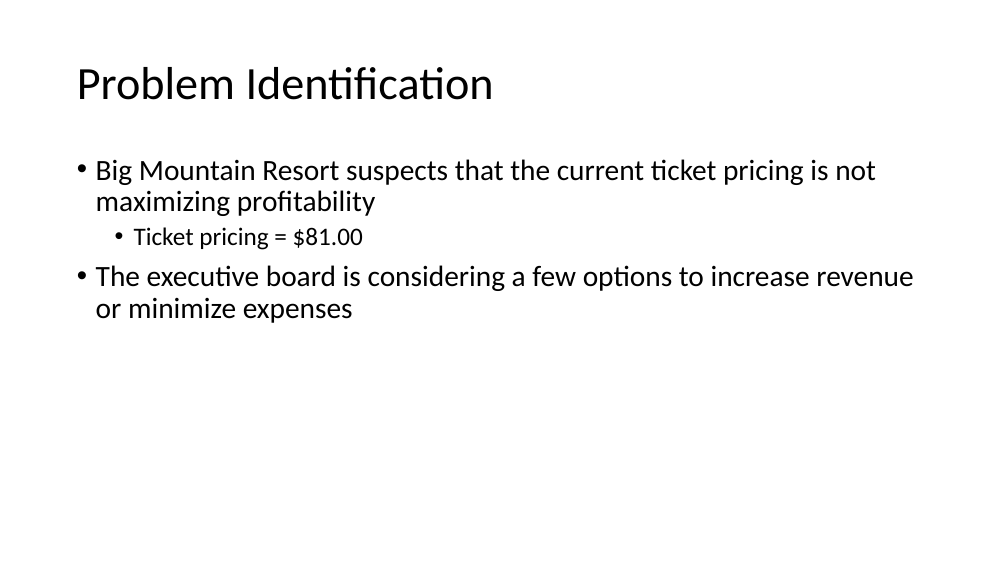
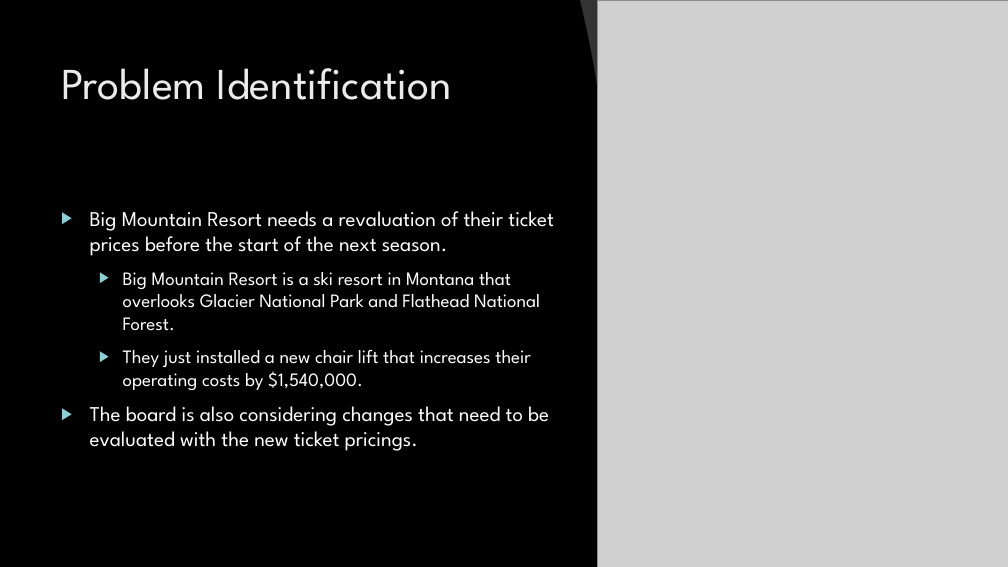
Before and after one commit to jpjavier23/DataScienceGuidedCapstone, a slide deck: slide 2 of Big Mountain Resort Executive Presentation.pptx. Drawn at 1008x567 pixels with LibreOffice and Linux fonts; fonts in the diff are those of the drawing; grey boxes stand for pictures; background and template pictures are left out. Boxes give left, top, right and bottom in pixels: in the first picture for what was removed or moved away, otherwise in the second. Text is boxed around its words. In the diff, an @@ line names an element or a change of style, - is before the commit and + after.

Commit message:
executive presentation complete and ready for final review before submission

```diff
--- a/Big Mountain Resort Executive Presentation.pptx
+++ b/Big Mountain Resort Executive Presentation.pptx
@@ background #FFFFFF to picture (left out) @@
@@ freeform shape added at (580, 0, 626, 307), fill #FFFFFF at 20% opacity @@
@@ picture added at (598, 0, 1008, 567) @@
@@ rectangle added at (863, 0, 920, 95), fill #B01513 @@
@@ title "Problem Identification": place and size @@
-title "Problem Identification" at (77, 67, 494, 100)
+title "Problem Identification" at (61, 68, 452, 100)
@@ title "Problem Identification" at (61, 68, 452, 100): size 44 to 42 pt, font Calibri to League Spartan, text colour #000000 to #EBEBEB; line spacing 0.9 to 1; vertical alignment middle to top @@
@@ text at (90, 211, 554, 451): text changed; size 28 to 18 pt; font Calibri to League Spartan; text colour #000000 to #FFFFFF @@
-• Big Mountain Resort suspects that the current ticket pricing is not maximizing profitability
-  • Ticket pricing = $81.00
-• The executive board is considering a few options to increase revenue or minimize expenses
+▶ Big Mountain Resort needs a revaluation of their ticket prices before the start of the next season.
+  ▶ Big Mountain Resort is a ski resort in Montana that overlooks Glacier National Park and Flathead National Forest.
+  ▶ They just installed a new chair lift that increases their operating costs by $1,540,000.
+▶ The board is also considering changes that need to be evaluated with the new ticket pricings.
```
Also in this commit, not shown: 3 other slides changed, 3 slides added, 3 slides removed, 1 other file.
